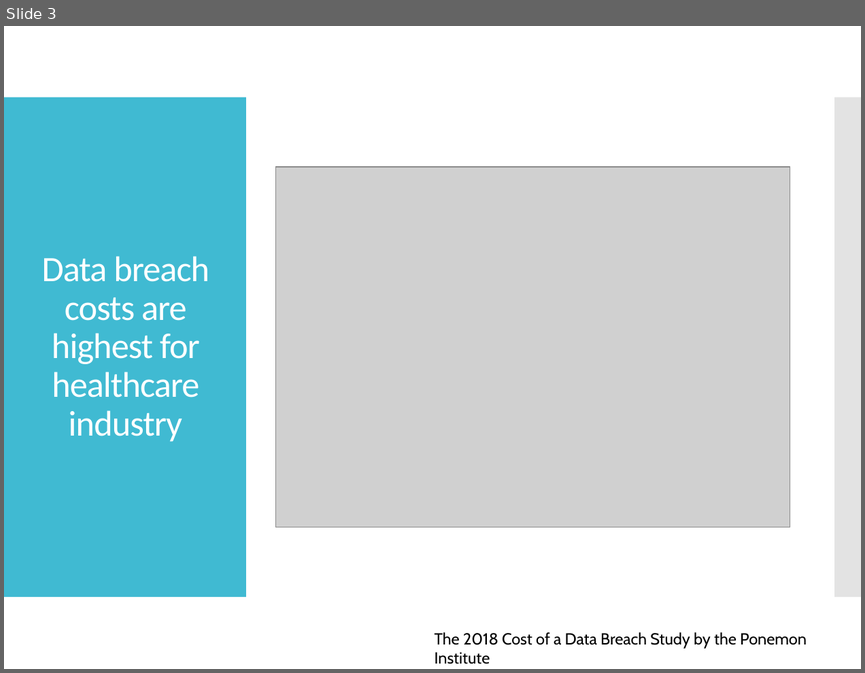
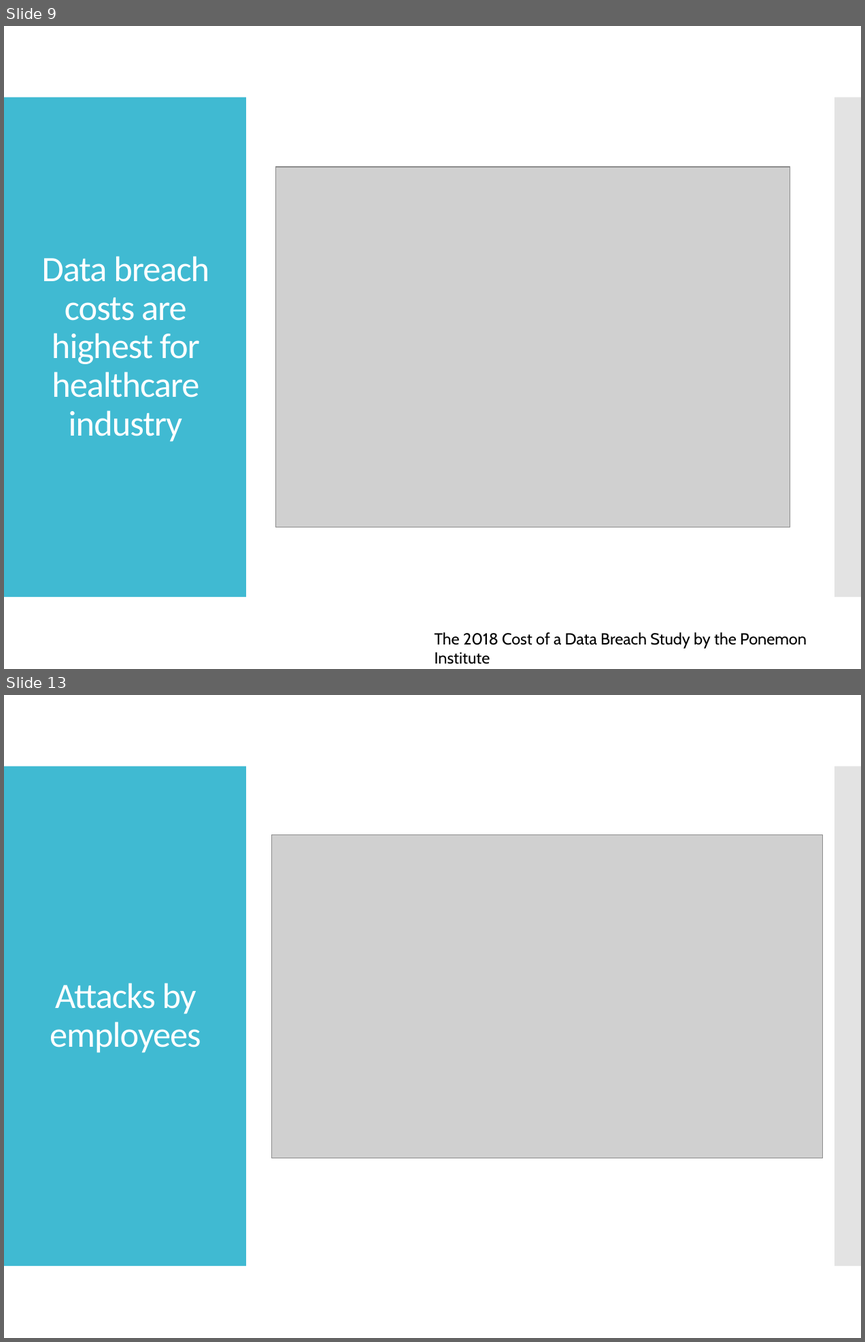
Before and after one commit to MelanieU/cyberattacks_in_healthcare, a slide deck: Analysis/hackmageddon_presentation.pptx. Shown one above the other, each under a label of ours: slide 3 before the commit, slides 9 and 13 after it; the slides between them are not shown. The pictures are 865x673 and 865x1342 pixels, drawn with LibreOffice and Linux fonts; fonts in the diff are those of the drawing; grey boxes stand for pictures. Boxes give left, top, right and bottom in pixels: in the first picture for what was removed or moved away, otherwise in the second. Text is boxed around its words. In the diff, an @@ line names an element or a change of style, - is before the commit and + after.

```diff
--- a/Analysis/hackmageddon_presentation.pptx
+++ b/Analysis/hackmageddon_presentation.pptx
@@ slide 13 added at (4,695,861,1338), background #FFFFFF; not listed: 2 template elements that a slide beside it also shows @@
@@ picture added at (271,834,822,1157) @@
@@ title added at (50,983,201,1053), 30 pt, text #FFFFFF @@
+Attacks by employees
@@ what was slide 3 is now slide 9 @@
```
Also in this commit, not shown: 6 slides changed, 4 other slides added, 3 slides removed.
